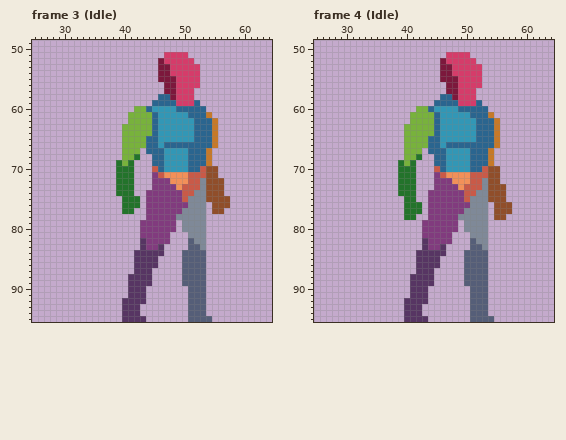
One commit to this pixel-art file: asset/art/player/Character Blueprint.aseprite. This is how it looked before the edit.
48x48 pixels, 15 frames. Shown: frame 3 (Idle): x 25..64, y 49..95; frame 4 (Idle): x 25..64, y 49..95. The old version is drawn lined up with the new one, on the new canvas. The commit also changed other frames, which this record leaves out.
And afterwards:
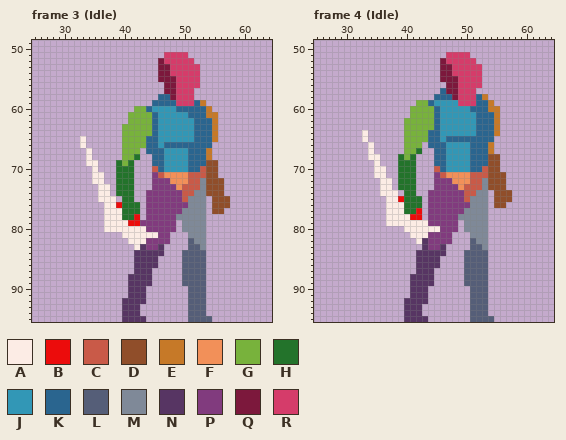
Palette (. is transparent): A #fcece5  B #ec0c0c  C #c95a48  D #904e2a  E #c67928  F #f29059  G #78b23c  H #23732b  J #3297b6  K #2a658f  L #555e78  M #7f8998  N #573563  P #813b7e  Q #7c183c  R #d53c6a
The exact change:
canvas 48x48 -> 96x96, the old top-left corner now at 24,48
Changed rows in their new state; - is an unchanged pixel.
Frame 3 (Idle):
first column x 53:
59 E--
60 -E-
61 --E
first column x 33:
65 A----------------------
66 A---------------------.
67 -A---------------------
68 -A---------------------
69 -AA------------------DD
70 --A--------------------
71 --AA-------------------
72 --AA-------------------
73 ---AA------------------
74 ---AA------------------
75 ---AAA---.-----------.-
76 ----AAB----------------
77 ----AAA--H-------------
78 ----AAAHHB-------------
79 ----AAAABB-------------
80 ----AAAAAAA------------
81 -------AAAAAA----------
82 --------AAA------------
83 ---------A-------------
Frame 4 (Idle):
first column x 33:
57 -------------K-----------
58 ------------K------KE----
59 ---------GGKJJJJ----KE---
60 --------G--GK---JJ---EE--
61 ------------------J--KE--
62 -------G-----------------
64 A----------K-------------
65 A-------------KKKKK---.--
66 -A--------.--KJJJJ---E.--
67 -A-------H-.-------------
68 -AA---H-H.-----------DD--
69 --A----H-------------DD--
70 --AA---------------------
71 --AA-------------------D-
72 ---AA------------------D-
73 ---AA--------------------
74 ---AAA.--------------.--D
75 ----AAB--H-----------.--D
76 ----AAA-----------------.
77 ----AAA--B------------...
78 ----AAAABB------------..-
79 ----AAAAAAA--------------
80 -------AAAAAA------------
81 --------AAA--------------
82 ---------A---------------
Boxes around the changes in both pictures, in picture pixels (x1, y1, x2, y2):
changed: (200, 100, 218, 166)
changed: (80, 136, 158, 250)
erased: (206, 196, 212, 202)
changed: (362, 88, 512, 244)
